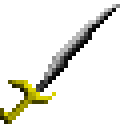
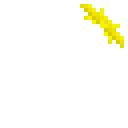
Before/after of a 128×128 layered artwork. What changed in the layer stack:
added layer "staff2 guard" above "staff1 guard" over box(80, 4, 124, 48)
hid "slash7 copy" over box(0, 4, 120, 124)
